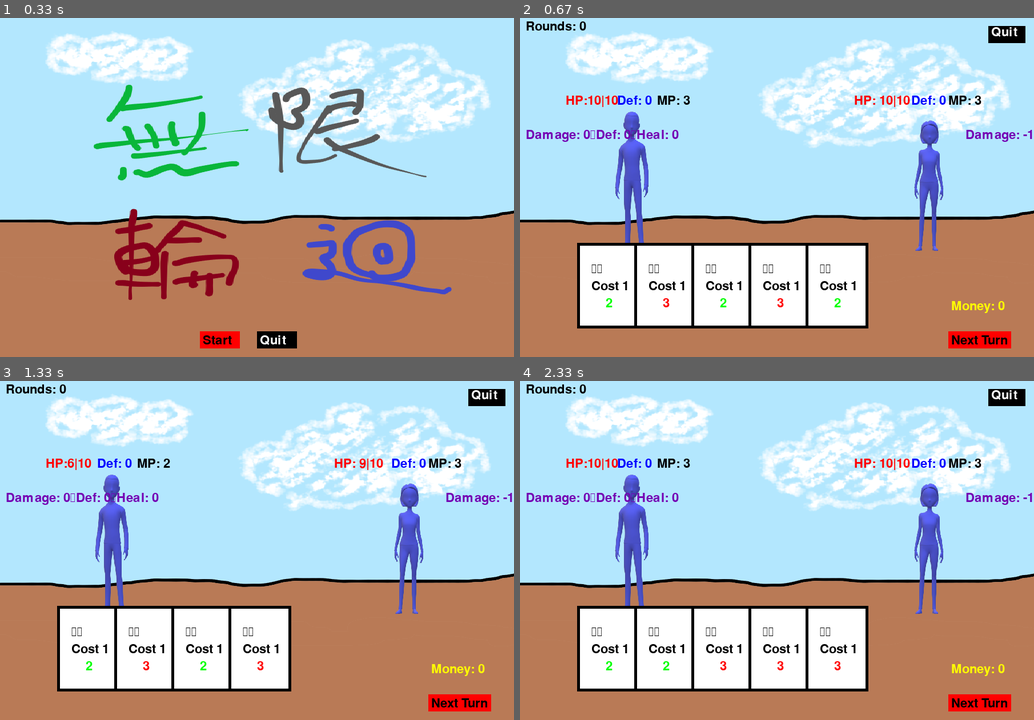
Above: before the commit, frames 1-4 (two rows, left to right).
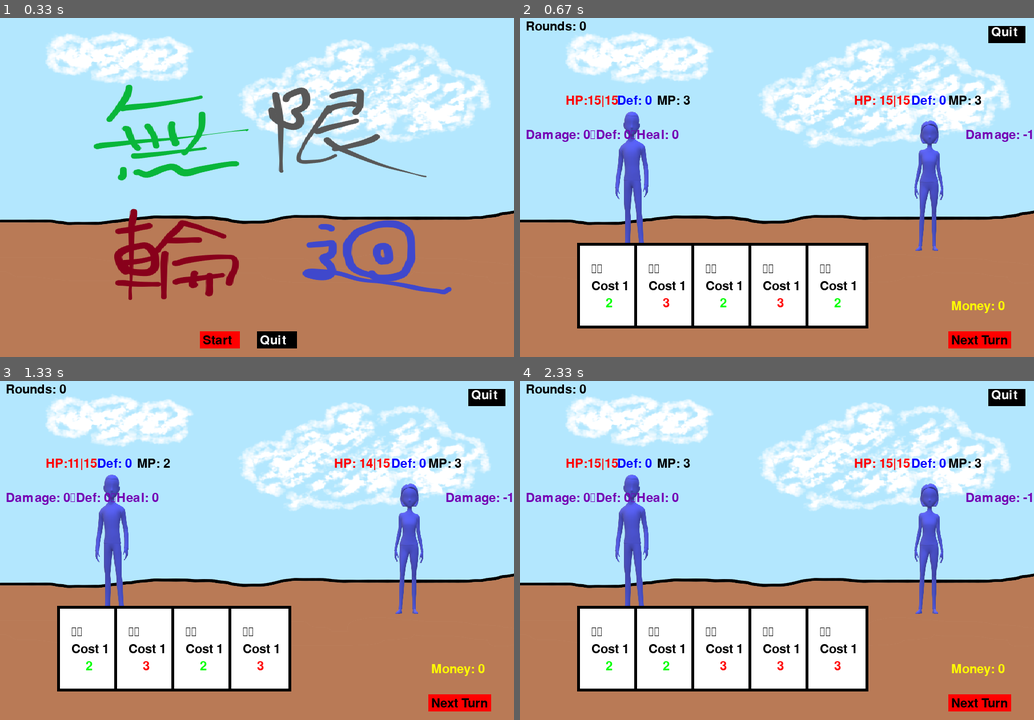
Above: after the commit, the same moments.

Repository: razersword21/pygame-card
Game: pygame game, started from main.py
The game is run twice, just before and just after one commit, with the same random seed, the same clock (stepped at 60 frames per second) and the same inputs.
Inputs (mouse positions are in pixels of both pictures, inside the frame that each line leads up to):
- Up to frame 1 (0.33 s): no input
- Up to frame 2 (0.67 s): press the mouse at (741, 340) at 0.37 s; move the mouse to (746, 214) at 0.47 s; release the mouse at (756, 92) at 0.6 s
- Up to frame 3 (1.33 s): press the mouse at (457, 703) at 0.7 s; move the mouse to (375, 662) at 0.8 s; release the mouse at (298, 621) at 0.93 s; click (190, 570) at 1.05 s
- Up to frame 4 (2.33 s): press the mouse at (977, 703) at 1.37 s; move the mouse to (792, 608) at 1.47 s; release the mouse at (602, 516) at 1.6 s; press the mouse at (1008, 397) at 1.7 s; move the mouse to (797, 469) at 1.8 s; release the mouse at (586, 540) at 1.93 s; press the mouse at (741, 703) at 2.03 s; move the mouse to (828, 686) at 2.13 s; release the mouse at (920, 672) at 2.27 s

Frame 1 is identical in both runs. In frame 2, less than 0.1% of the frame differs, in the area x 14-76%, y 22-26%; in frame 3, 0.2%, in the area x 13-76%, y 22-27%; in frame 4, less than 0.1%.

Commit message:
updata v3.3.2-1

Diff:
--- a/card_process.py
+++ b/card_process.py
@@ -23,6 +23,11 @@
             else:
                 target.hp -= (card.do_to_other+myself.damage_buff)
             myself.hp = (0.5*myself.hp)
+        case 'add_max_hp':
+            target.max_hp += 5
+        case 'altar':
+            target.hp = (0.5*target.hp)
+            target.damage+=3
         case 'defense':
             target.de+=card.do_for_self+target.defense_buff
         case 'guard':
--- a/game.py
+++ b/game.py
@@ -162,7 +162,7 @@
                                 if enemy.hp <= 0:
                                     enemy.hp = 0
                                     GAME_CONTROL = False
-                            case 'defense'|'heal'|'guard':
+                            case 'defense'|'heal'|'guard'|'altar'|'add_max_hp':
                                 main_role,enemy = card_effect(main_role,main_card,enemy)
                                 if main_role.hp > main_role.max_hp:
                                     main_role.hp = main_role.max_hp
@@ -234,7 +234,7 @@
                                     if main_role.hp <= 0:
                                         main_role.hp = 0
                                         GAME_CONTROL = False
-                                case 'defense'|'heal'|'guard':
+                                case 'defense'|'heal'|'guard'|'altar'|'add_max_hp':
                                     enemy,main_role = card_effect(enemy,card,main_role)
                                     if enemy.hp > enemy.max_hp:
                                         enemy.hp = enemy.max_hp
--- a/params.py
+++ b/params.py
@@ -15,17 +15,19 @@
     magic_card = Card(-1,'吸魔','absorb',2,2,0,0,'吸取對方\n  2Mp')
     shield_bash = Card(-1,"盾擊",'shield',2,0,2,0,'造成自身\n當前防禦值\n的傷害')
     sacrifice_card = Card(-1,'捨身','sacrifice',1,10,0,0,'造成10點傷害\n也對自己造成\n當前50%hp傷害')
-    normal_deck = [Vampire_card,magic_card,drop_card,fire_card,return_card,knife_card,turtle_card,shield_bash]
+    altar_card = Card(-1,'獻祭','altar',2,0,0,0,'以自身50%hp\n換來damage+3')
+    normal_deck = [Vampire_card,magic_card,drop_card,fire_card,return_card,knife_card,turtle_card,shield_bash,altar_card]
     # normal_deck = []
     guard_card = Card(-1,'神聖之盾','guard',2,0,2,0,'獲得自身防禦增強\n 2倍的盾')
     keep_heal = Card(-1,"回春",'keep_heal',2,0,2,2,'持續回自身\n  治癒增強\n  *2的血量\n  2回合')
     add_magic = Card(-1,'回魔','add_magic',2,0,2,2,'兩回合\n  Mp+2')
     dragon_card = Card(-1,'化龍','dragon',2,0,0,2,'化龍2回合\n 防禦+4\n 治癒+4\n 傷害+4')
     broke_shield = Card(-1,'破盾','brk_shd',2,0,0,0,'消除所有\n  護盾值')
-    high_level_deck = [guard_card,keep_heal,add_magic,dragon_card,broke_shield]
+    max_hp_card = Card(-1,'血量上限+','add_max_hp',2,0,0,0,'增加血量上限\n  +5')
+    high_level_deck = [guard_card,keep_heal,add_magic,dragon_card,broke_shield,max_hp_card]
 
 class params():
-    init_max_hp,init_max_de,init_max_magic,money = 10,0,3,0
+    init_max_hp,init_max_de,init_max_magic,money = 15,0,3,0
     add_hp = 20
     add_value = 1
     add_pass_money = 150
